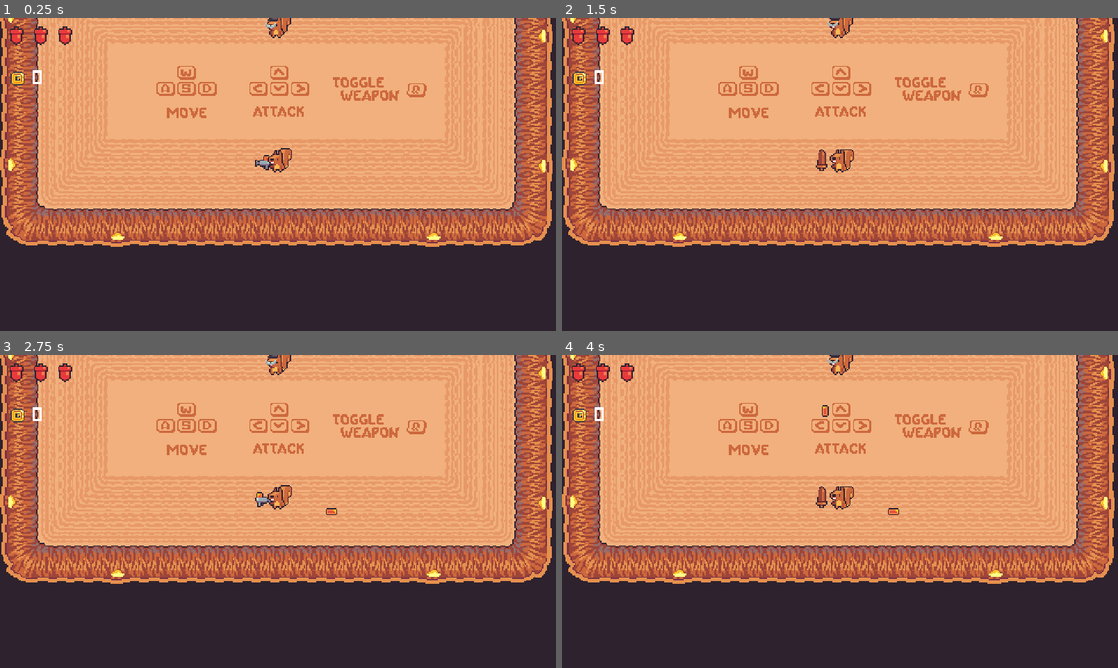
Above: before the commit, frames 1-4 (two rows, left to right).
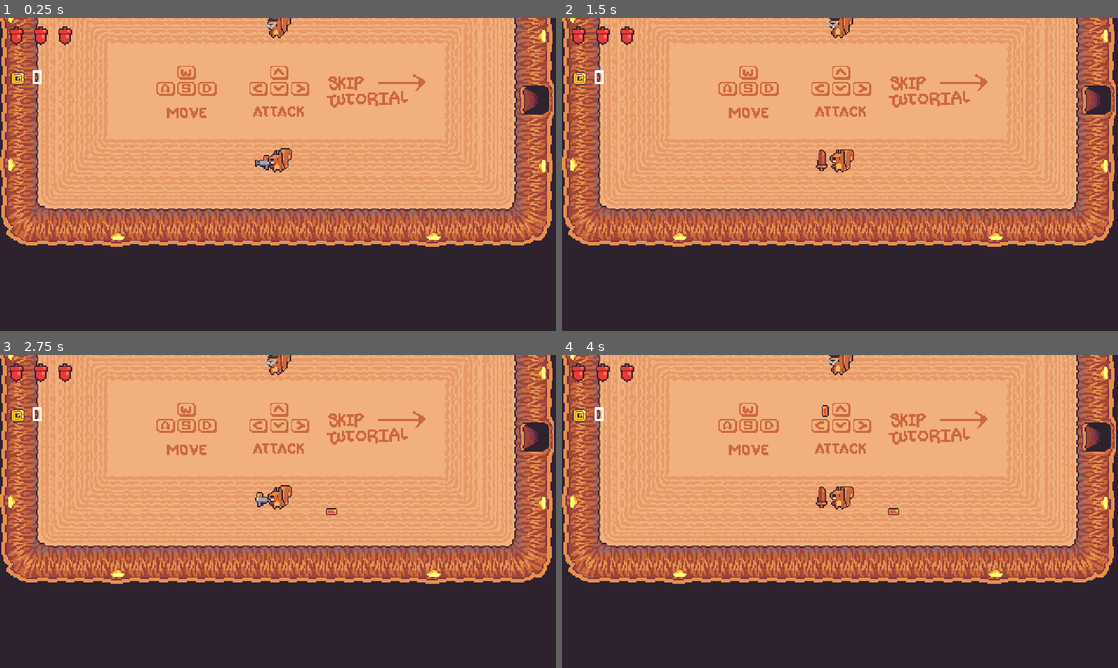
Above: after the commit, the same moments.

Repository: kikis05/SquirrelGame
Game: Godot game, scene res://scenes/TutorialLevel.tscn
Same seed, same stepped clock (60 frames per second), same inputs: the game is played once before the commit and once after it. This scene is started directly instead of the project's main scene.
Inputs (mouse positions are in pixels of both pictures, inside the frame that each line leads up to):
- Up to frame 1 (0.25 s): no input
- Up to frame 2 (1.5 s): tap Enter (ui_accept) at 0.5, 0.77 s; move the mouse to (962, 158) at 0.52 s; hold Right (attack_right) 0.53-1.28 s; hold Q (attack_toggle) 0.53-1.28 s; move the mouse to (728, 190) at 1.27 s; hold Down (attack_down) from 1.28 s (still down); tap E (interact) at 1.35 s
- Up to frame 3 (2.75 s): tap Enter (ui_accept) at 1.52 s; move the mouse to (333, 442) at 2.02 s; release Down (attack_down) at 2.03 s; hold Right (attack_right) from 2.03 s (still down); hold Q (attack_toggle) from 2.03 s (still down)
- Up to frame 4 (4 s): move the mouse to (812, 574) at 2.77 s; release Right (attack_right) at 2.78 s; release Q (attack_toggle) at 2.78 s; hold Up (attack_up) 2.78-3.53 s; tap E (interact) at 2.85 s; tap Enter (ui_accept) at 3.02, 3.77 s; move the mouse to (1006, 558) at 3.52 s; hold Left (attack_left) from 3.53 s (still down); hold Q (attack_toggle) from 3.53 s (still down)

The runs differ from the first frame. In frame 1, 1.3% of the frame differs, in the area x 58-100%, y 17-33%; in frame 2, 1.3%; in frame 3, 1.3%; in frame 4, 1.3%.

Commit message:
Add tutorial skip

Diff:
--- a/NPCs/Nutsworth.gd
+++ b/NPCs/Nutsworth.gd
@@ -21,6 +21,7 @@
 @onready var _prompt : RichTextLabel      = $Prompt
 @export var ui_layer : CanvasLayer
 @onready var _door :  = get_parent().get_node("DoorN/DoorN")
+@onready var _doorE :  = get_parent().get_node("DoorE/DoorE")
 var _player_in_range := false
 var _dialog_open     := false
 var _cool_timer : Timer
@@ -28,6 +29,7 @@
 
 
 func _ready():
+	_doorE.open()
 	_sprite.play("idle")
 	$Area2D.body_entered.connect(_on_entered)
 	$Area2D.body_exited.connect(_on_exited)
--- a/Rooms/Tutorial/RoomIntro.tscn
+++ b/Rooms/Tutorial/RoomIntro.tscn
@@ -1,16 +1,19 @@
-[gd_scene load_steps=5 format=4 uid="uid://buon0cjd80t8d"]
+[gd_scene load_steps=6 format=4 uid="uid://buon0cjd80t8d"]
 
 [ext_resource type="TileSet" uid="uid://dijcthwd7lyow" path="res://assets/tiles/RoomTileset.tres" id="1_b2lfs"]
 [ext_resource type="PackedScene" uid="uid://bgyxdtkl21yho" path="res://Rooms/Doors/TutorialDoorD.tscn" id="2_2d8fy"]
 [ext_resource type="Texture2D" uid="uid://dcbr0y4l5mjqp" path="res://Rooms/SquirrelGame_tutorial2.png" id="2_8wee5"]
+[ext_resource type="PackedScene" uid="uid://ck7trcc5jld8w" path="res://Rooms/Doors/DoorE.tscn" id="2_74yfi"]
 [ext_resource type="PackedScene" uid="uid://p6ykfm7n7oe1" path="res://NPCs/Nutsworth.tscn" id="4_8wee5"]
 
 [node name="RoomIntro" type="Node2D"]
 
 [node name="Tilemap" type="TileMapLayer" parent="."]
 texture_filter = 1
-tile_map_data = PackedByteArray("AAACAAIAAAACAAIAAAADAAIAAAA …(7659 unchanged characters)… oAAAAGAAIAAAAdAAoAAAAHAAIAAAAcAAgAAAAGAAIAAAAcAAkAAAAGAAIAAAAdAAgAAAAHAAIAAAAdAAkAAAAHAAIAAAAcAAcAAAAGAAIAAAAdAAcAAAAHAAIAAAAcAAY …(351 unchanged characters)…
+tile_map_data = PackedByteArray("AAACAAIAAAACAAIAAAADAAIAAAA …(7659 unchanged characters)… oAAAAGAAIAAAAdAAoAAAAHAAIAAAAcAAgAAAAGAAQAAAAcAAkAAAAGAAUAAAAdAAgAAAAHAAQAAAAdAAkAAAAHAAUAAAAcAAcAAAAGAAIAAAAdAAcAAAAHAAIAAAAcAAY …(351 unchanged characters)…
 tile_set = ExtResource("1_b2lfs")
+
+[node name="DoorE" parent="." instance=ExtResource("2_74yfi")]
 
 [node name="DoorN" parent="." instance=ExtResource("2_2d8fy")]
 
@@ -19,7 +22,7 @@
 rotation = 0.00271143
 texture = ExtResource("2_8wee5")
 region_enabled = true
-region_rect = Rect2(256, 160, 112, 32)
+region_rect = Rect2(272, 112, 96, 32)
 
 [node name="Sprite2D" type="Sprite2D" parent="."]
 position = Vector2(201, 136)
--- a/Rooms/Tutorial/TutorialManager.gd
+++ b/Rooms/Tutorial/TutorialManager.gd
@@ -5,6 +5,9 @@
 signal player_spawned(player : Node)
 
 @export var player_scene : PackedScene = preload("res://Player/player.tscn")
+const INTRO_POS      : Vector2i = Vector2i(0,0)                  # RoomIntro
+const INTRO_EAST_SCN : PackedScene = preload("res://scenes/main.tscn")
+
 
 const TILE_SIZE : Vector2 = Vector2(160, 64)            # world‑space units
 const DIR_OFF   : Dictionary = {
@@ -60,12 +63,21 @@
 				door.connect("door_entered", _on_door_entered)
 
 func _on_door_entered(room_pos : Vector2i, dir : String, body : Node) -> void:
+	# we only care about the player
 	if body.name != "Player":
-		return                                      # ignore NPCs, bullets, …
+		return
 
-	# do NOT jump rooms in the same physics step – defer it
-	var next = room_pos + DIR_OFF[dir]
+	# ───────── special case ─────────
+	# East door in the very first tutorial room -> jump straight to main scene
+	if room_pos == INTRO_POS and dir == "E":
+		get_tree().change_scene_to_packed(INTRO_EAST_SCN)
+		return
+	# ────────────────────────────────
+
+	# normal tutorial‑room hopping (deferred)
+	var next : Vector2i = room_pos + DIR_OFF[dir]
 	call_deferred("_deferred_switch", next, dir)
+
 # ───────────────────── player management ───────────────────────
 func _spawn_or_move_player(from_dir : String) -> void:
 	if _player == null:
Binary file changed: Rooms/SquirrelGame_tutorial2.png
